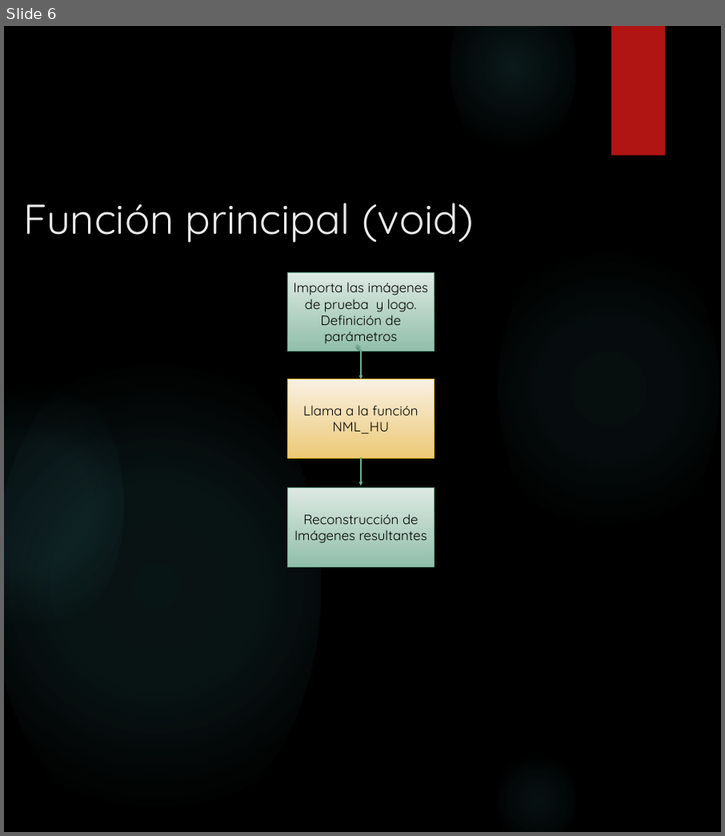
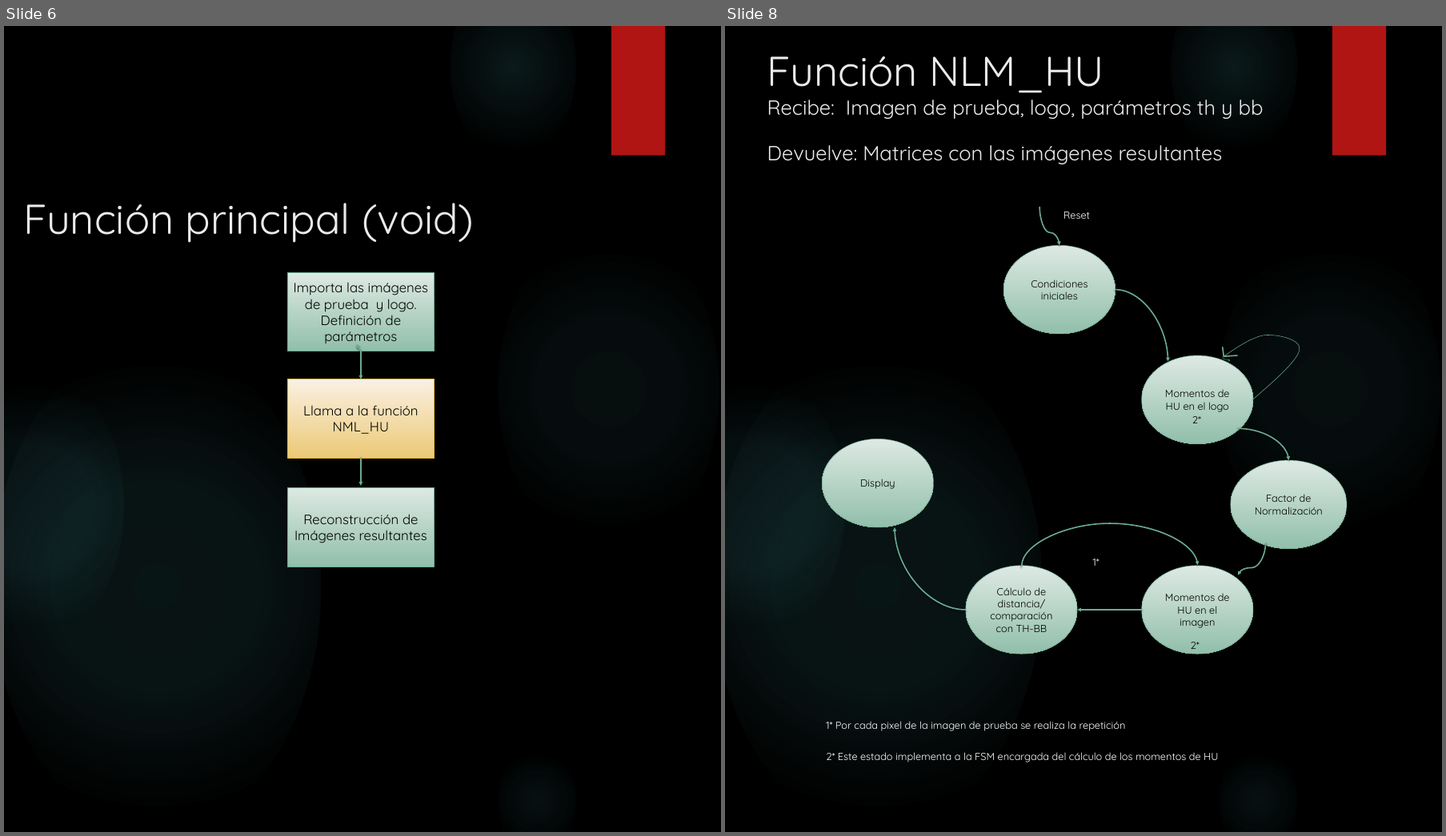
Before and after one commit to josebarbosa-64/visual, a slide deck: Flujograma.pptx. Shown side by side, each under a label of ours: slide 6 before the commit, slides 6 and 8 after it; the slides between them are not shown. The pictures are 725x836 and 1446x836 pixels, drawn with LibreOffice and Linux fonts; fonts in the diff are those of the drawing; background and template pictures are left out. Boxes give left, top, right and bottom in pixels: in the first picture for what was removed or moved away, otherwise in the second. Text is boxed around its words. In the diff, an @@ line names an element or a change of style, - is before the commit and + after.

```diff
--- a/Flujograma.pptx
+++ b/Flujograma.pptx
@@ slide 8 added at bbox=[725, 26, 1442, 832], background picture (left out); not listed: 6 template elements that a slide beside it also shows @@
@@ title added at bbox=[767, 56, 1263, 164], 36 pt, text #EBEBEB @@
+Función NLM_HU
+Recibe: Imagen de prueba, logo, parámetros th y bb
+Devuelve: Matrices con las imágenes resultantes
@@ curved arrow added from (1039, 207) to (1059, 245), #6AAC90 2.25 pt @@
@@ text added at bbox=[1063, 212, 1090, 219], 18 pt, text #FFFFFF @@
+Reset
@@ ellipse added at bbox=[1003, 245, 1115, 334], fill gradient #DEEAE4 to #93C0AC, outline #6AAC90 0.75 pt, 18 pt, text #000000 @@
+Condiciones iniciales
@@ curved arrow added from (1115, 290) to (1167, 361), #6AAC90 2.25 pt @@
@@ freeform shape added at bbox=[1223, 336, 1299, 400], outline #6AAC90 0.75 pt @@
@@ ellipse added at bbox=[1142, 356, 1253, 444], fill gradient #DEEAE4 to #93C0AC, outline #6AAC90 0.75 pt, 18 pt, text #000000 @@
+Momentos de HU en el logo
@@ line added from (1223, 356) to (1223, 347), #6AAC90 2.25 pt @@
@@ line added from (1223, 356) to (1237, 356), #6AAC90 2.25 pt @@
@@ text added at bbox=[1192, 416, 1201, 424], 18 pt, text #000000 @@
+2*
@@ curved arrow added from (1238, 428) to (1288, 460), #6AAC90 2.25 pt @@
@@ ellipse added at bbox=[822, 439, 934, 528], fill gradient #DEEAE4 to #93C0AC, outline #6AAC90 0.75 pt, 18 pt, text #000000 @@
+Display
@@ ellipse added at bbox=[1231, 460, 1347, 549], fill gradient #DEEAE4 to #93C0AC, outline #6AAC90 0.75 pt, 18 pt, text #000000 @@
+Factor de Normalización
@@ curved arrow added from (966, 610) to (895, 528), #6AAC90 2.25 pt @@
@@ curved arrow added from (1022, 566) to (1197, 565), #6AAC90 2.25 pt @@
@@ curved arrow added from (1265, 544) to (1238, 576), #6AAC90 2.25 pt @@
@@ ellipse added at bbox=[966, 566, 1077, 654], fill gradient #DEEAE4 to #93C0AC, outline #6AAC90 0.75 pt, 18 pt, text #000000 @@
+Cálculo de distancia/ comparación con TH-BB
@@ text added at bbox=[1093, 559, 1099, 566], 18 pt, text #FFFFFF @@
+1*
@@ ellipse added at bbox=[1142, 566, 1253, 654], fill gradient #DEEAE4 to #93C0AC, outline #6AAC90 0.75 pt, 18 pt, text #000000 @@
+Momentos de HU en el imagen
@@ arrow added from (1142, 610) to (1077, 610), #6AAC90 2.25 pt @@
@@ text added at bbox=[1191, 642, 1199, 649], 18 pt, text #000000 @@
+2*
@@ text added at bbox=[826, 721, 1126, 732], 18 pt, text #FFFFFF @@
+1* Por cada pixel de la imagen de prueba se realiza la repetición
@@ text added at bbox=[826, 752, 1218, 763], 18 pt, text #FFFFFF @@
+2* Este estado implementa a la FSM encargada del cálculo de los momentos de HU
```
Also in this commit, not shown: 1 slide changed, 3 other files.
